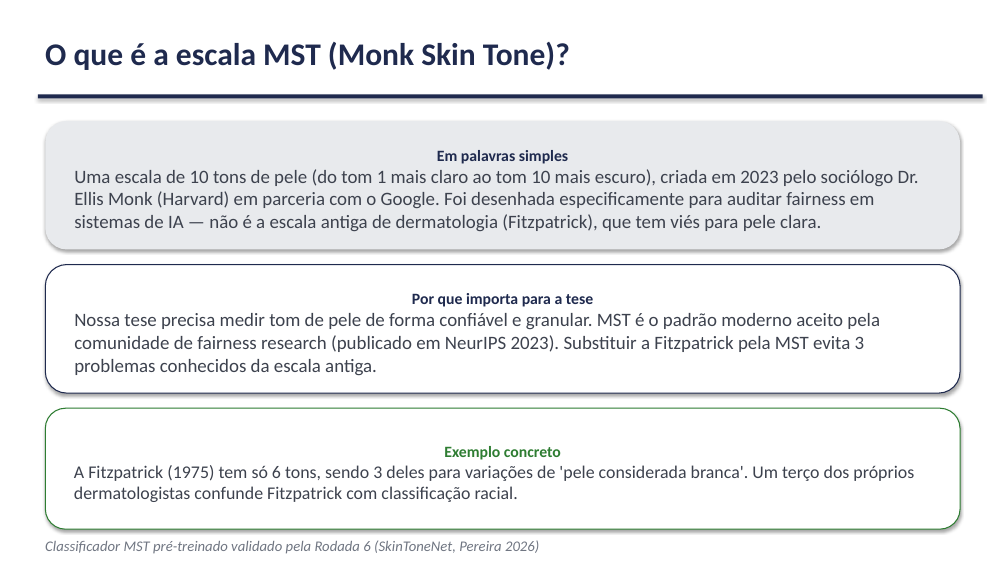
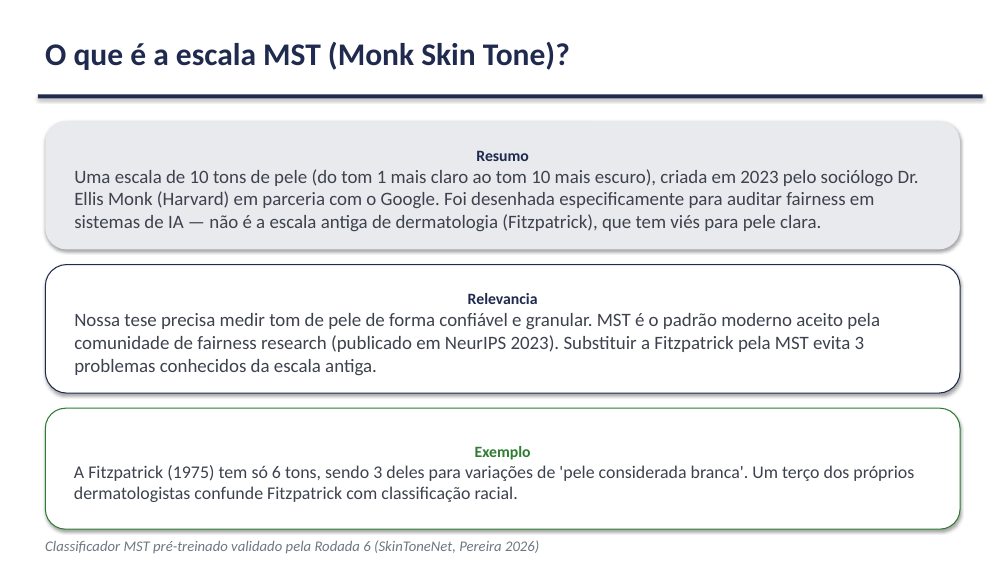
Before and after one commit to marcellozzetti/Facial-Recognition-Models-Mitigating-Bias, a slide deck: slide 14 of docs/ativo/material_reuniao_orientador_v3.2.1.pptx. Drawn at 1008x567 pixels with LibreOffice and Linux fonts; fonts in the diff are those of the drawing. Boxes give left, top, right and bottom in pixels: in the first picture for what was removed or moved away, otherwise in the second. Text is boxed around its words. In the diff, an @@ line names an element or a change of style, - is before the commit and + after.

```diff
--- a/docs/ativo/material_reuniao_orientador_v3.2.1.pptx
+++ b/docs/ativo/material_reuniao_orientador_v3.2.1.pptx
@@ text in rounded rectangle at box(476, 150, 529, 161): text changed @@
-Em palavras simples
+Resumo
@@ text in rounded rectangle at box(468, 293, 538, 304): text changed @@
-Por que importa para a tese
+Relevancia
@@ text in rounded rectangle at box(475, 446, 531, 460): text changed @@
-Exemplo concreto
+Exemplo
```
Also in this commit, not shown: 9 other slides changed, 1 slide added, 1 other file.
